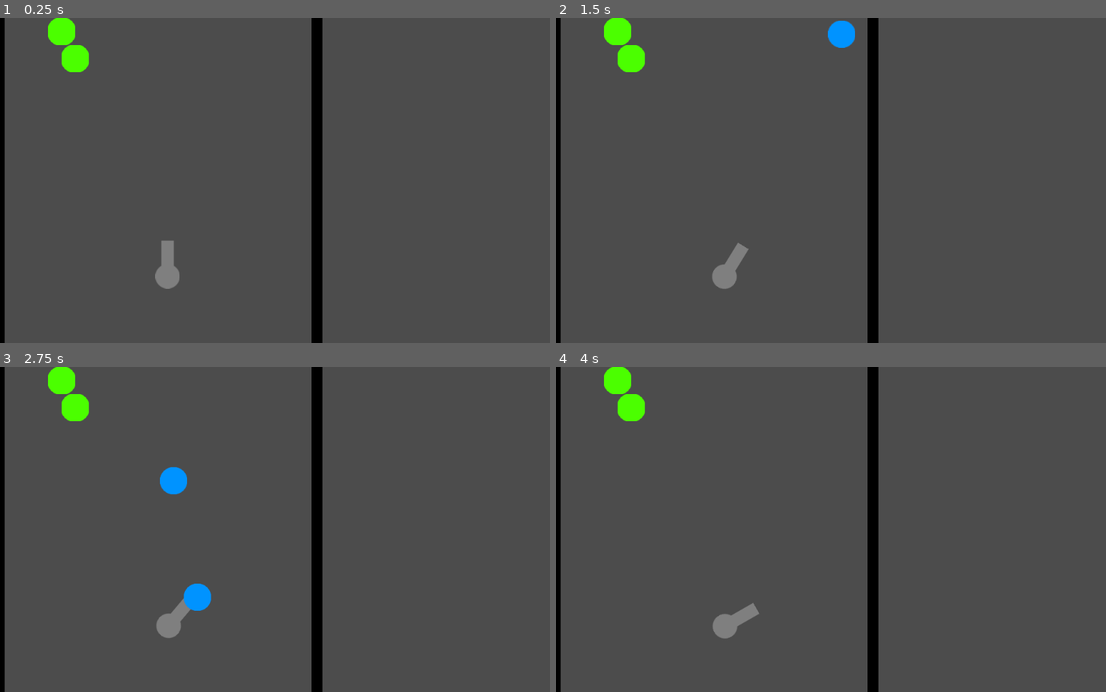
Above: before the commit, frames 1-4 (two rows, left to right).
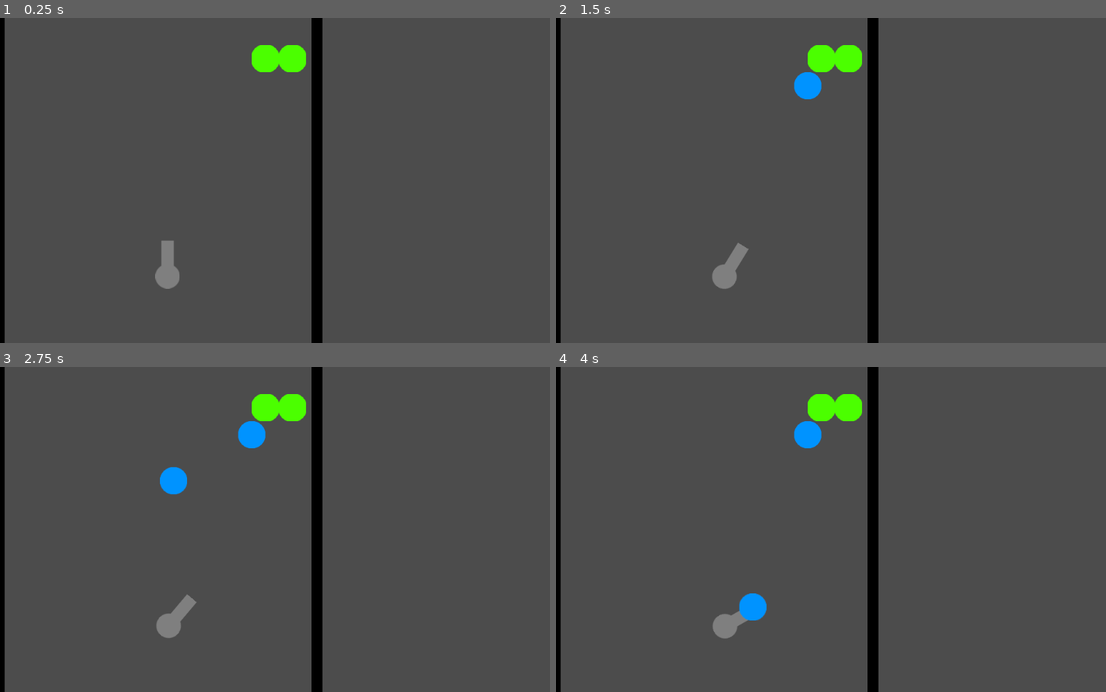
Above: after the commit, the same moments.

Repository: Demoli/Bobble
Game: Godot game, scene res://scenes/Level.tscn
Same seed, same stepped clock (60 frames per second), same inputs: the game is played once before the commit and once after it.
Inputs (mouse positions are in pixels of both pictures, inside the frame that each line leads up to):
- Up to frame 1 (0.25 s): no input
- Up to frame 2 (1.5 s): tap Enter at 0.5 s; move the mouse to (952, 164) at 0.52 s; hold D (rotate_right) 0.53-1.28 s; hold Space (fire) 0.53-1.28 s; click (952, 164) at 0.67 s; move the mouse to (715, 196) at 1.27 s; hold A (rotate_left) from 1.28 s (still down); tap Space (fire) at 1.35 s
- Up to frame 3 (2.75 s): move the mouse to (330, 458) at 2.02 s; release A (rotate_left) at 2.03 s; hold D (rotate_right) from 2.03 s (still down); hold Space (fire) from 2.03 s (still down)
- Up to frame 4 (4 s): move the mouse to (798, 594) at 2.77 s; release Space (fire) at 2.78 s; tap Space (fire) at 2.85 s; click (798, 594) at 2.92 s; move the mouse to (996, 578) at 3.52 s; release D (rotate_right) at 3.53 s; hold A (rotate_left) from 3.53 s (still down); hold Space (fire) from 3.53 s (still down)

The runs differ from the first frame. In frame 1, 1.5% of the frame differs, in the area x 8-56%, y 0-17%; in frame 2, 2.1%; in frame 3, 2.2%; in frame 4, 2.2%, in the area x 8-56%, y 0-78%.

Commit message:
Handle unsupported bubbles
Any group not supported by another group or a wall will be destroyed.

Diff:
--- a/scenes/Bubble.gd
+++ b/scenes/Bubble.gd
@@ -65,4 +65,4 @@
 
 		grid.set_cellv(tile_pos,bubble_tileset.find_tile_by_name("blue"))
 
-		grid.calculate_deaths(tile_pos)
+		grid.calculate_collision_deaths(tile_pos)
--- a/scenes/BubbleGrid.tscn
+++ b/scenes/BubbleGrid.tscn
@@ -8,5 +8,5 @@
 cell_size = Vector2( 50, 50 )
 cell_half_offset = 0
 format = 1
-tile_data = PoolIntArray( 2, 1, 0, 65538, 1, 0 )
+tile_data = PoolIntArray( 65545, 1, 0, 65546, 1, 0 )
 script = ExtResource( 2 )
--- a/scenes/BubbleTilemap.gd
+++ b/scenes/BubbleTilemap.gd
@@ -4,13 +4,69 @@
 
 var grid : Array
 var connectable_points = []
+onready var level_width = world_to_map(get_node("/root/Level/RightWall").position).x
 
 func _ready():
 	pass
-#	calculate_deaths(Vector2(0,0))
-#	calculate_deaths(Vector2(0,4))
+#	calculate_collision_deaths(Vector2(0,0))
+#	calculate_collision_deaths(Vector2(0,4))
 
-func calculate_deaths(origin : Vector2):
+func _process(delta):
+	calculate_unsupported_deaths()
+	pass
+
+func calculate_unsupported_deaths():
+	connectable_points.clear()
+	var rect = get_used_rect()
+	var height = rect.size.y + rect.position.y
+	var width = rect.size.x + rect.position.x
+
+	grid = []
+	grid.resize(height)
+
+	for row in range(height):
+		var new_row = []
+		new_row.resize(width)
+		grid[row] = new_row
+
+		for col in range(width):
+			if get_cell(col,row) != -1:
+				grid[row][col] = 1
+
+	# Find islands of neighbour bubbles
+	createIslands(grid)
+
+	for group in connectable_points:
+		var has_neighbours = false
+		var group_is_safe = false
+		for point in group:
+
+			# If the points is on an edge it's safe
+			var is_top_edge = (point - Vector2(0,1)).y == -1
+			var is_left_edge = (point - Vector2(1,0)).x == -1
+			var is_right_edge = (point + Vector2(1,0)).x == level_width
+
+			if is_top_edge or is_left_edge or is_right_edge:
+				group_is_safe = true
+
+			for child_group in connectable_points:
+				if child_group == group:
+					continue
+
+				for child_point in child_group:
+					if point.distance_to(child_point) <= 1:
+						has_neighbours = true
+
+		if group_is_safe:
+			continue
+
+		if not has_neighbours:
+			for point in group:
+				set_cellv(point, -1)
+
+	pass
+
+func calculate_collision_deaths(origin : Vector2):
 	"""
 		Calculate which bubbles are now destroyed starting from origin grid position
 	"""
@@ -48,13 +104,6 @@
 func _input(event):
 	if event is InputEventMouseButton:
 		print(world_to_map(get_global_mouse_position()))
-
-
-func get_id_by_position(nav : AStar, position : Vector3):
-
-	for id in nav.get_points():
-		if nav.get_point_position(id) == position:
-			return id
 
 func append_if(queue, x, y):
 	"""Append to the queue only if in bounds of the grid and the cell value is 1."""
--- a/scenes/Level.tscn
+++ b/scenes/Level.tscn
@@ -9,12 +9,12 @@
 [node name="Cannon" parent="." instance=ExtResource( 1 )]
 position = Vector2( 320, 480 )
 
-[node name="Wall" parent="." instance=ExtResource( 2 )]
+[node name="LeftWall" parent="." instance=ExtResource( 2 )]
 
-[node name="Wall2" parent="." instance=ExtResource( 2 )]
+[node name="TopWall" parent="." instance=ExtResource( 2 )]
 position = Vector2( 585, 0 )
 
-[node name="Wall3" parent="." instance=ExtResource( 2 )]
+[node name="RightWall" parent="." instance=ExtResource( 2 )]
 position = Vector2( 595, -35 )
 rotation = 1.57079
 
